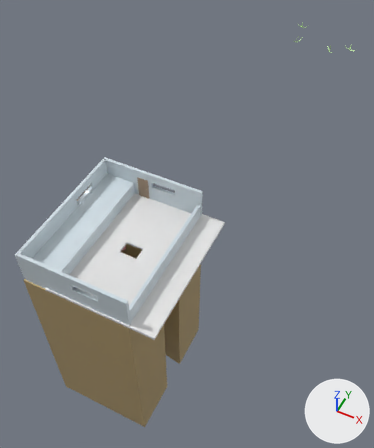
Renders of the FBX model Assets/Levels/01/level2.fbx from each side of a commit.
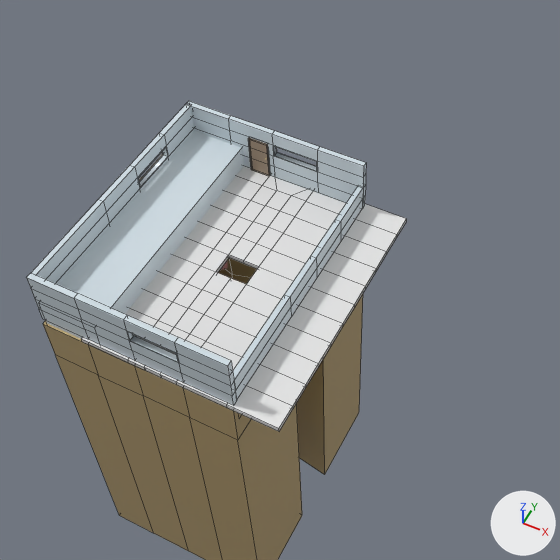
Each version is shown whole from a camera (50 mm lens) standing at (36.2, -45.6, 69.4) and looking at (-0.6, 28.0, -22.5), then close up on the part from 0% to 83% of the width and 23% to 92% of the height. Lighting does not change. The marker at lower right points along +X, +Y and +Z. The close-ups show mesh edges as thin lines. Where no turn or scale is listed for an object, it has been applied to the vertices.
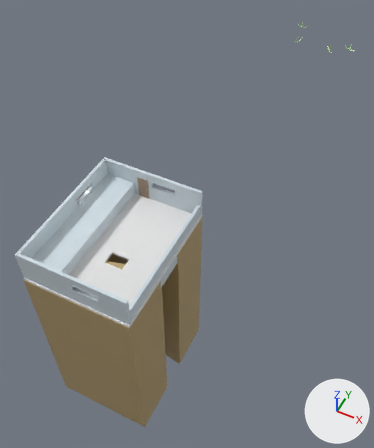
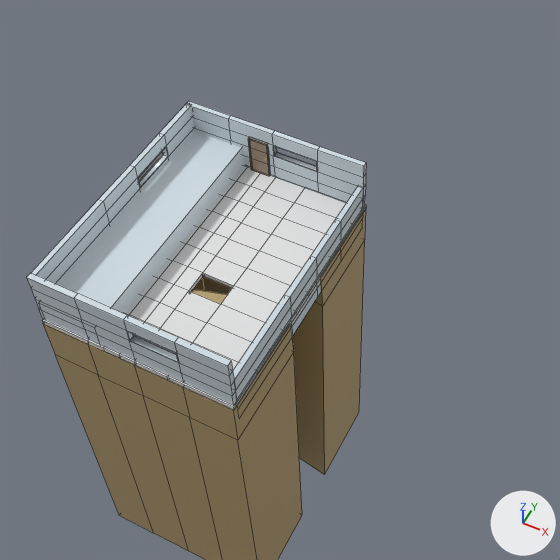
Where the change shows, as pixel boxes (x1, y1, x2, y2) in the close-ups (560 x 560 px; the box of a moved part takes in the faces that stretch with it):
'Cube_1', reshaped, moved (8% shorter)
    before: (81, 166, 406, 431)
    after: (43, 166, 366, 410)
part 1 of me_mesh_023, moved or reshaped
    before: (81, 166, 406, 431)
    after: (43, 177, 366, 410)

Edits to the bpy script that builds the scene:
```text
Change me_mesh_023:
    used by ob_cube_1; location = (4.4, -3.0, -5.0)
    remove me_mesh_023.from_pydata(...)  # 166 vertices, 168 faces; spans x -10.0..10.0, y -10.0..16.0, z 5.0..5.5
    add me_mesh_023.from_pydata(...)  # 166 vertices, 170 faces; spans x -10.0..10.0, y -11.6..14.2, z 5.0..5.5
    me_mesh_023 part 1
    7 faces are deleted
    20 vertices in x 5.0, y -7.6..13.6, z 5.0..5.5 move by (-1.6, 0.0, 0.0)
    12 vertices in x -10.0..10.0, y -10.0, z 5.0..5.5 move by (0.0, -1.6, 0.0)
    10 vertices in x -10.0..10.0, y 16.0, z 5.0..5.5 move by (0.0, -1.8, 0.0)
    4 vertices move from x 5.0, y -10.0..16.0, z 5.0..5.5 to x 3.4, y -11.6..14.2, z 5.0..5.5
    9 new faces join them
Change ob_cube_1:
    ob_cube_1.location: (4.4, -3.0, -5.0) -> (0.1, -1.3, -5.0)
```
